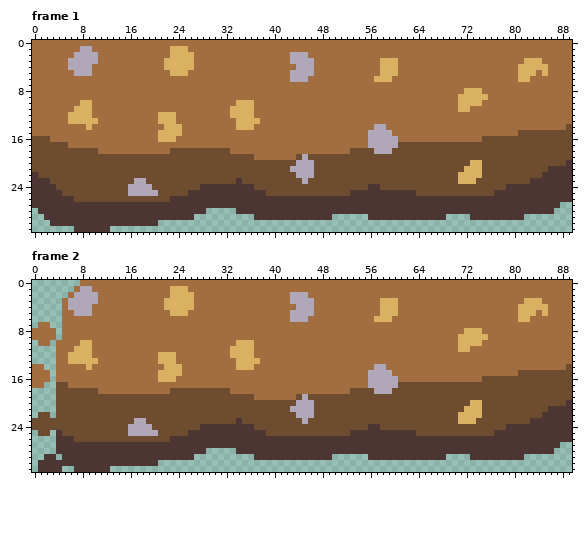
File history of a pixel-art file, assets/perry_run/starting_platform.aseprite. The picture above is the old version.
90x32 pixels, 16 frames. Shown: frame 1, frame 2. The commit also changed other frames, which this record leaves out.
After:
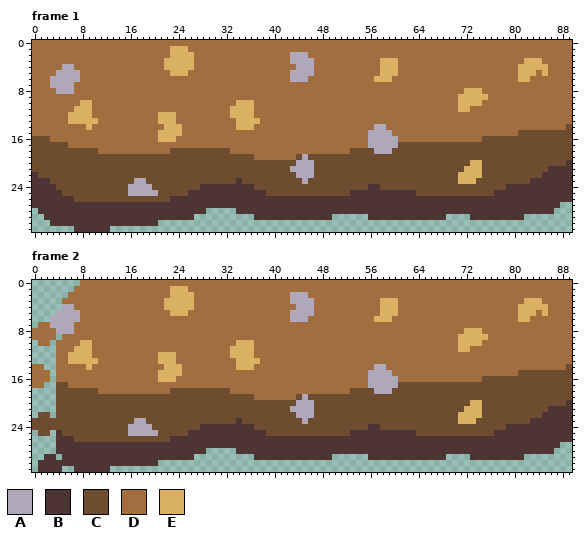
Palette (. is transparent): A #b0a7b8  B #4d3533  C #6e4c30  D #a26d3f  E #dab163
The exact change:
Frame 1, layer "Layer 4":
Colour D gives way to colour A in row 4 at x 5; in row 5 at x 4 to 6; in row 6 at x 3 to 7; in row 7 at x 3 to 6; in row 8 at x 4 to 6.
Colour A gives way to colour D in row 1 at x 8 to 9; in row 2 at x 7 to 10; in row 3 at x 6 to 10; in row 4 at x 7 to 9; in row 5 at x 8 to 9.
Frame 2, layer "Layer 4":
The edit adds colour A in row 5 at x 4; in rows 6 to 7 at x 3 to 4; in row 8 at x 4.
Colour D gives way to colour A in row 4 at x 5; in row 5 at x 5 to 6; in row 6 at x 5 to 7; in rows 7 to 8 at x 5 to 6.
Colour A gives way to colour D in row 1 at x 8 to 9; in row 2 at x 7 to 10; in row 3 at x 6 to 10; in row 4 at x 7 to 9; in row 5 at x 8 to 9.
